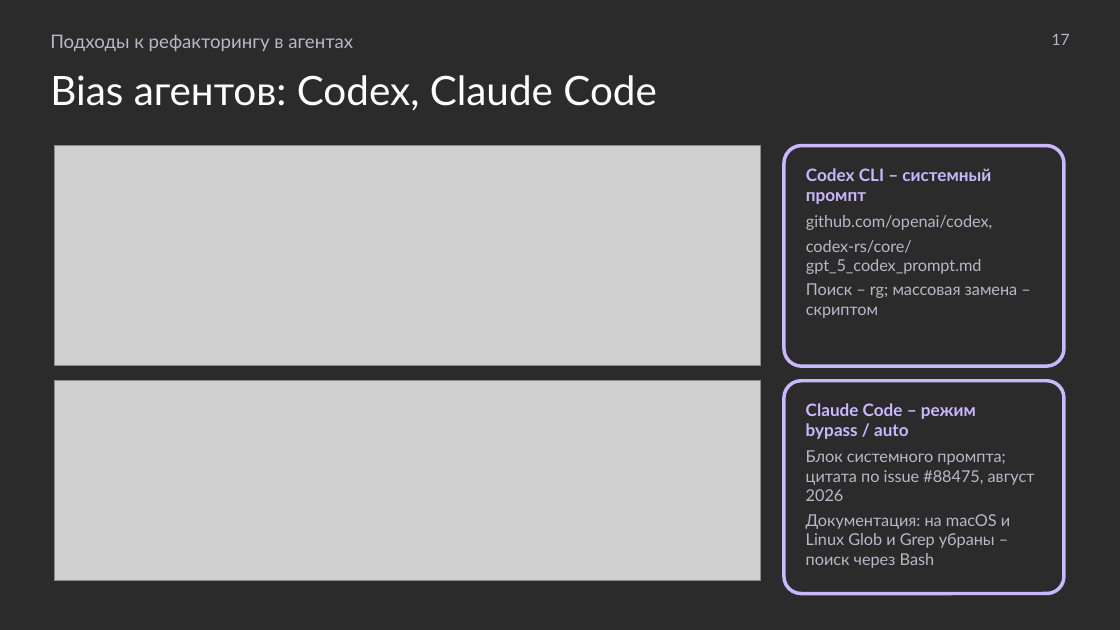
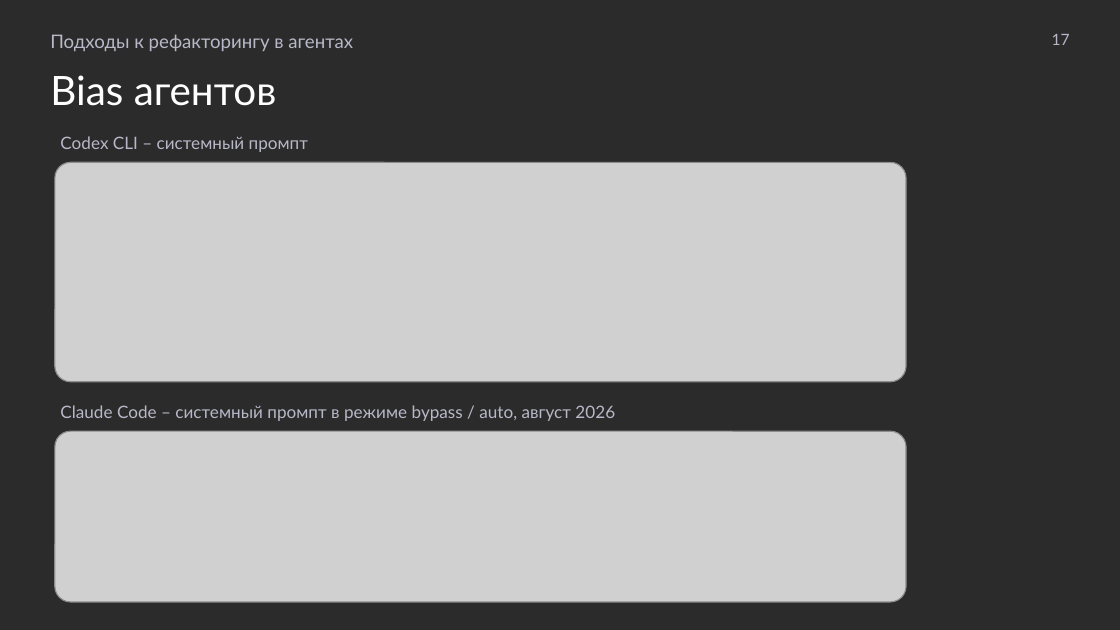
Before and after one commit to MchKosticyn/ide-refactoring-in-ai-agents, a slide deck: slide 17 of Доклад_ Рефакторинг в ИИ-агентах.pptx. Drawn at 1120x630 pixels with LibreOffice and Linux fonts; fonts in the diff are those of the drawing; grey boxes stand for pictures; background and template pictures are left out; a plain dark background stands for a picture behind light text. Boxes give left, top, right and bottom in pixels: in the first picture for what was removed or moved away, otherwise in the second. Text is boxed around its words. In the diff, an @@ line names an element or a change of style, - is before the commit and + after.

Commit message:
Uniform corner radius for cards and pictures; bias slides: full-width screenshots, captions trimmed; Veai slide moved before engine demo; LSP/engine pros-cons as lists; wording fixes; MCP IDEA facts

```diff
--- a/Доклад_ Рефакторинг в ИИ-агентах.pptx
+++ b/Доклад_ Рефакторинг в ИИ-агентах.pptx
@@ text at bbox=[50, 75, 277, 106]: text changed @@
-Bias агентов: Codex, Claude Code
+Bias агентов
@@ text added at bbox=[60, 136, 308, 152], 11 pt, text #B8B8C8 @@
+Codex CLI – системный промпт
@@ rounded rectangle removed at bbox=[784, 146, 1064, 366] @@
-Codex CLI – системный промпт
-github.com/openai/codex,
-codex-rs/core/gpt_5_codex_prompt.md
-Поиск – rg; массовая замена – скриптом
@@ picture: place and size @@
-picture at bbox=[55, 146, 760, 366]
+picture at bbox=[55, 162, 906, 382]
@@ rounded rectangle removed at bbox=[784, 381, 1064, 594] @@
-Claude Code – режим bypass / auto
-Блок системного промпта; цитата по issue #88475, август 2026
-Документация: на macOS и Linux Glob и Grep убраны – поиск через Bash
@@ text added at bbox=[60, 405, 615, 421], 11 pt, text #B8B8C8 @@
+Claude Code – системный промпт в режиме bypass / auto, август 2026
@@ picture: place and size @@
-picture at bbox=[55, 381, 760, 580]
+picture at bbox=[55, 431, 906, 601]
```
Also in this commit, not shown: 32 other slides changed, 6 other files.
